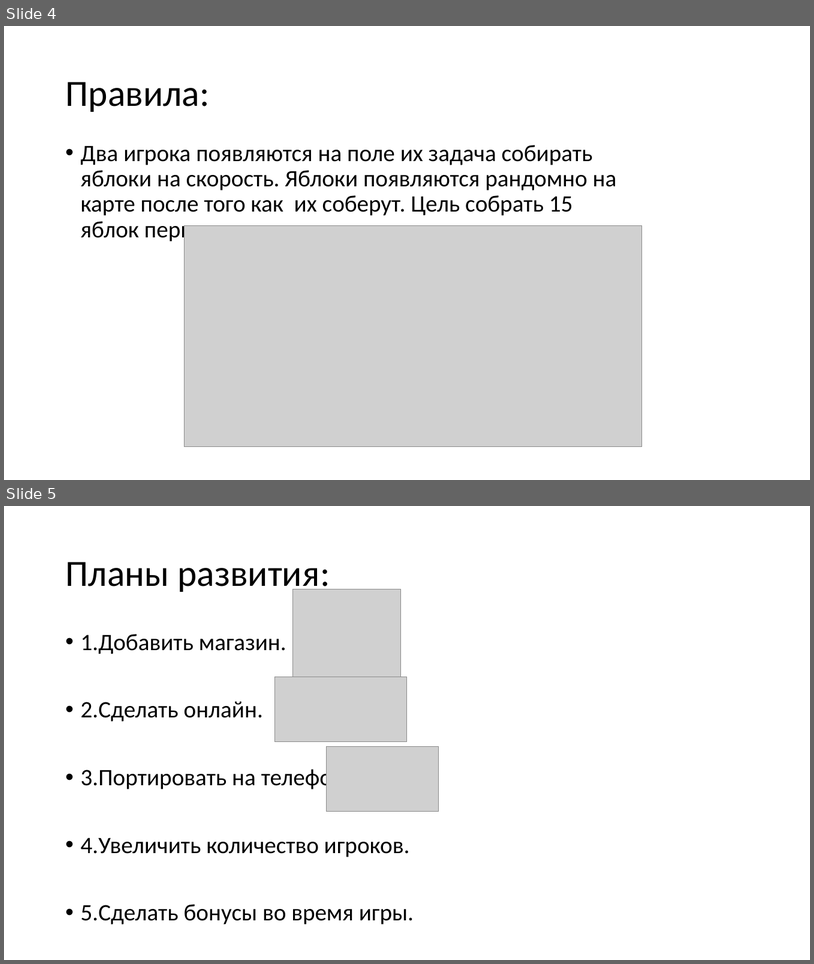
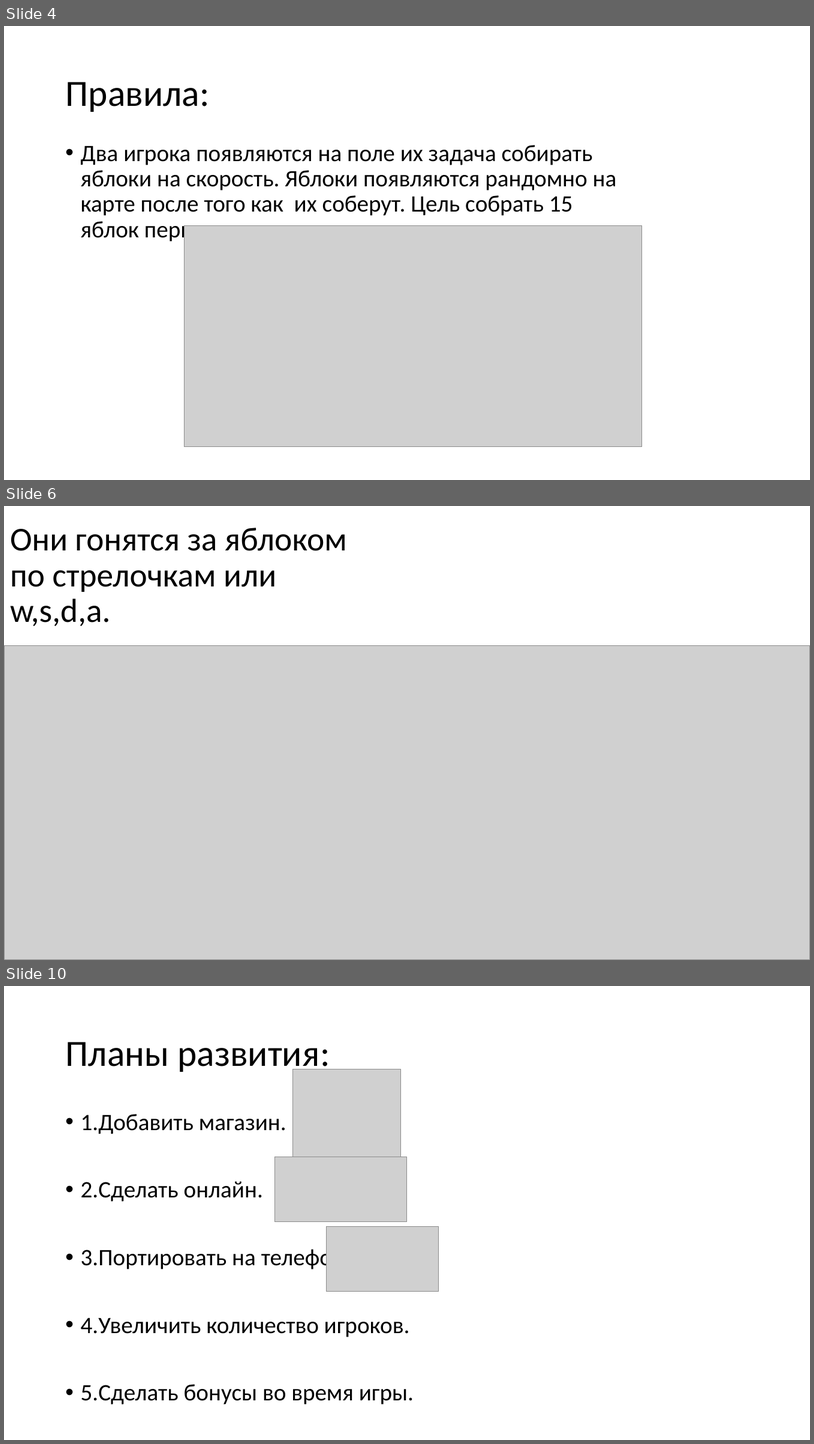
Before and after one commit to savvantod/burger1, a slide deck: Hamster VS hedgehog.pptx. Shown one above the other, each under a label of ours: slides 4 and 5 before the commit, slides 4, 6 and 10 after it; the slides between them are not shown. The pictures are 814x964 and 814x1444 pixels, drawn with LibreOffice and Linux fonts; fonts in the diff are those of the drawing; grey boxes stand for pictures. Boxes give left, top, right and bottom in pixels: in the first picture for what was removed or moved away, otherwise in the second. Text is boxed around its words. In the diff, an @@ line names an element or a change of style, - is before the commit and + after.

```diff
--- a/Hamster VS hedgehog.pptx
+++ b/Hamster VS hedgehog.pptx
@@ slide 6 added at <box>4,506,810,960</box>, background #FFFFFF @@
@@ title added at <box>10,528,347,626</box>, 39.6 pt, text #000000 @@
+Они гонятся за яблоком по стрелочкам или w,s,d,a.
@@ picture added at <box>4,645,810,960</box> @@
@@ what was slide 5 is now slide 10 @@
```
Also in this commit, not shown: 1 slide changed, 5 other slides added, 1 slide removed.
